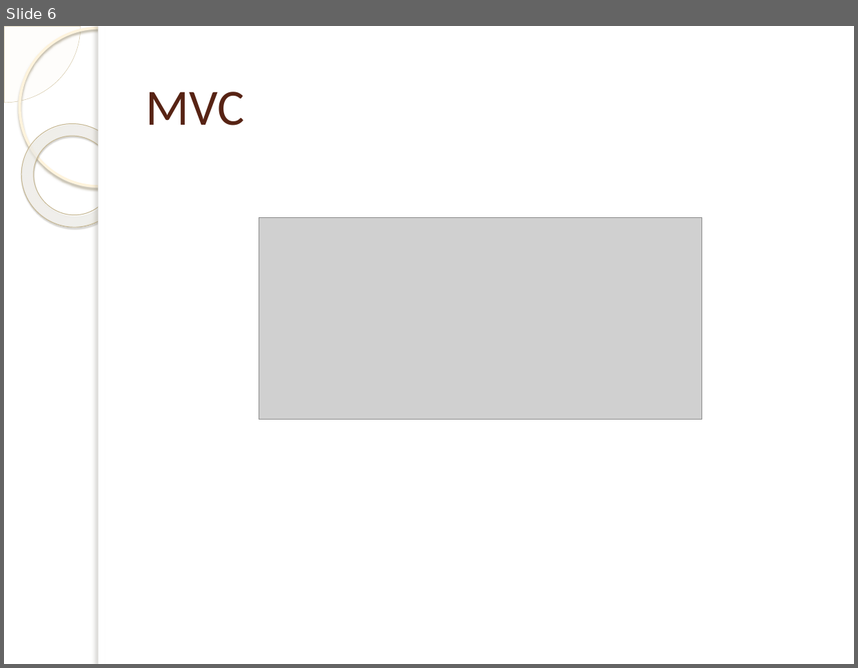
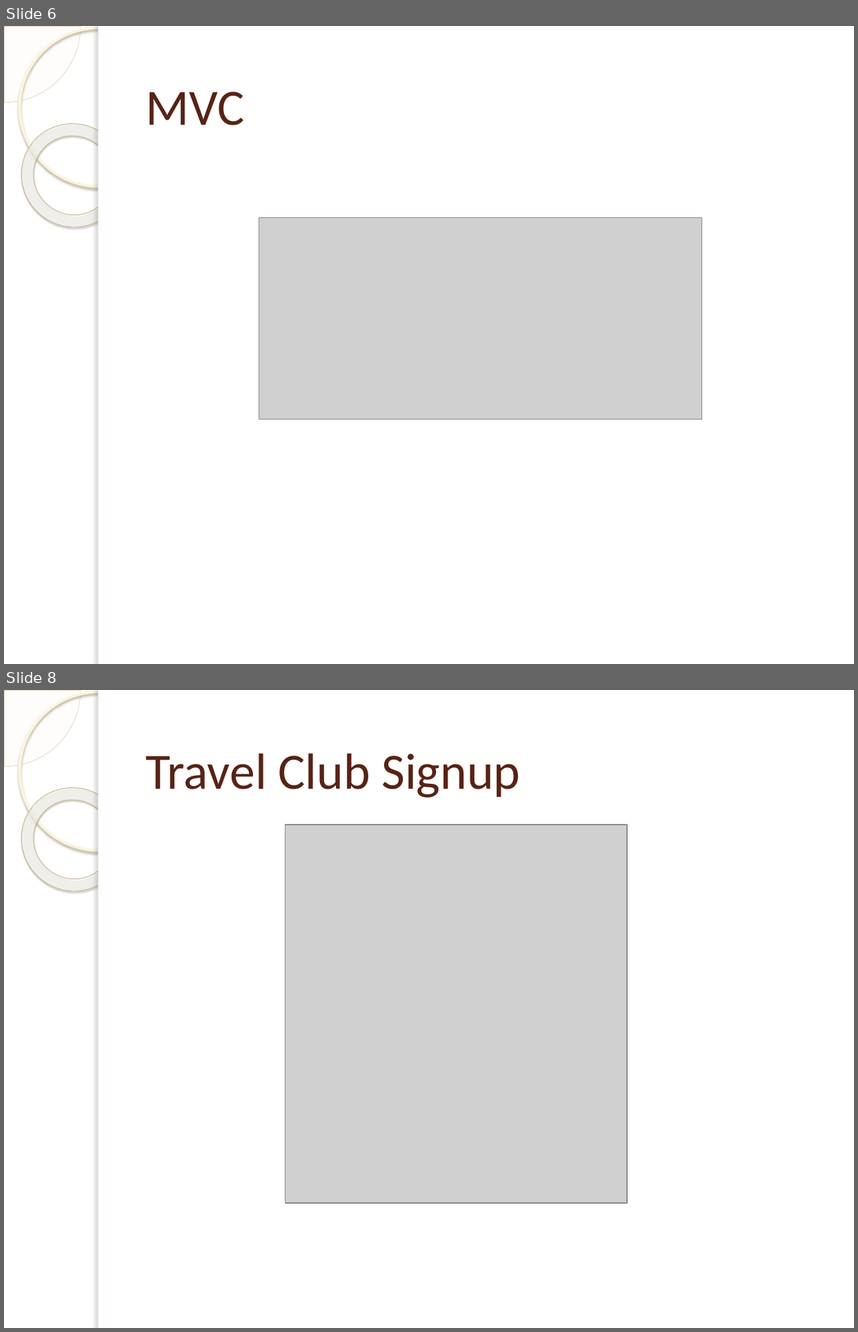
Before and after one commit to linus123/TDDWithMvc, a slide deck: TDDWithMVC.pptx. Shown one above the other, each under a label of ours: slide 6 before the commit, slides 6 and 8 after it; the slides between them are not shown. The pictures are 858x668 and 858x1332 pixels, drawn with LibreOffice and Linux fonts; fonts in the diff are those of the drawing; grey boxes stand for pictures; background and template pictures are left out. Boxes give left, top, right and bottom in pixels: in the first picture for what was removed or moved away, otherwise in the second. Text is boxed around its words. In the diff, an @@ line names an element or a change of style, - is before the commit and + after.

```diff
--- a/TDDWithMVC.pptx
+++ b/TDDWithMVC.pptx
@@ slide 8 added at <box>4,690,854,1328</box>, background picture (left out); not listed: 5 template elements that a slide beside it also shows @@
@@ title added at <box>146,753,520,798</box>, 43 pt, text #572314 @@
+Travel Club Signup
@@ picture added at <box>286,825,627,1203</box> @@
```
Also in this commit, not shown: 2 slides changed, 7 other slides added, 1 other file.
